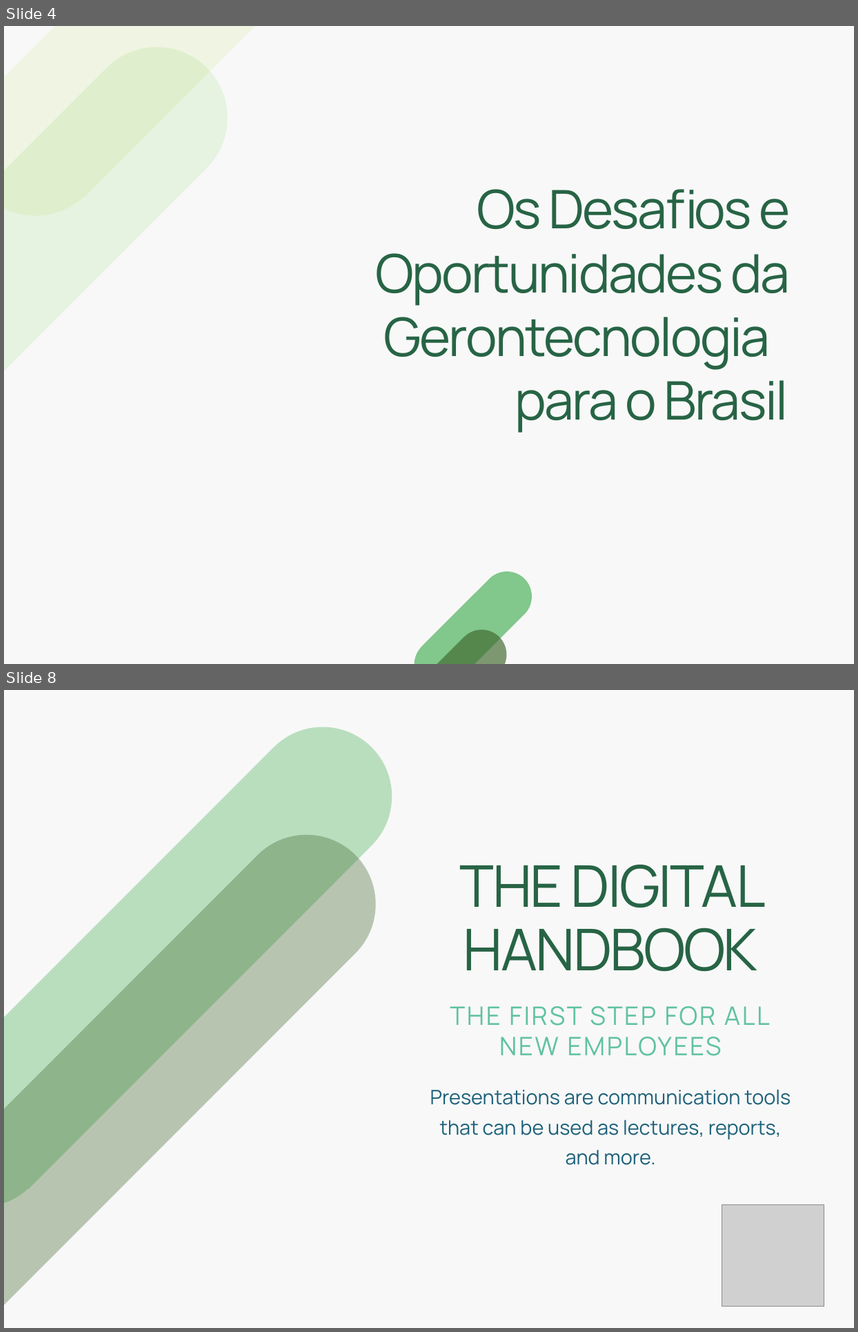
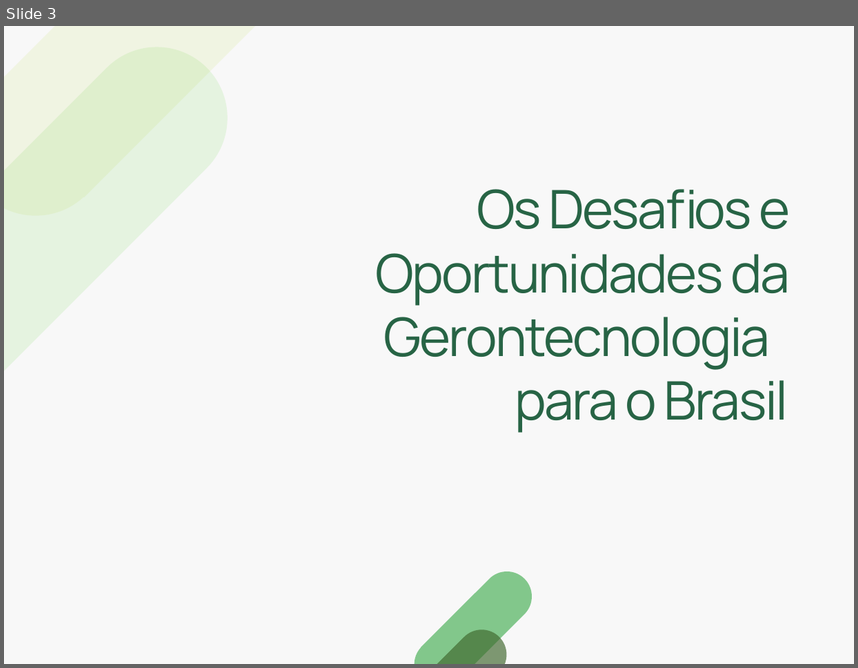
Before and after one commit to josenaldo/apresentacao-sbg-2020, a slide deck: apresentacao-sbg-2020.pptx. Shown one above the other, each under a label of ours: slides 4 and 8 before the commit, slide 3 after it; the slides between them are not shown. The pictures are 858x1332 and 858x668 pixels, drawn with LibreOffice and Linux fonts; fonts in the diff are those of the drawing; grey boxes stand for pictures; background and template pictures are left out. Boxes give left, top, right and bottom in pixels: in the first picture for what was removed or moved away, otherwise in the second. Text is boxed around its words. In the diff, an @@ line names an element or a change of style, - is before the commit and + after.

```diff
--- a/apresentacao-sbg-2020.pptx
+++ b/apresentacao-sbg-2020.pptx
@@ slide 8 removed at (4, 690, 854, 1328), background #F8F8F8 @@
@@ freeform shape removed at (4, 698, 421, 1236) @@
@@ freeform shape removed at (4, 805, 404, 1328) @@
@@ text removed at (460, 864, 766, 972) @@
-THE DIGITAL HANDBOOK
@@ text removed at (450, 1006, 770, 1056) @@
-THE FIRST STEP FOR ALL NEW EMPLOYEES
@@ text removed at (430, 1089, 791, 1165) @@
-Presentations are communication tools that can be used as lectures, reports, and more.
@@ picture removed at (722, 1204, 824, 1306) @@
@@ what was slide 4 is now slide 3 @@
```
Also in this commit, not shown: 1 slide changed, 6 slides added, 10 other slides removed.
